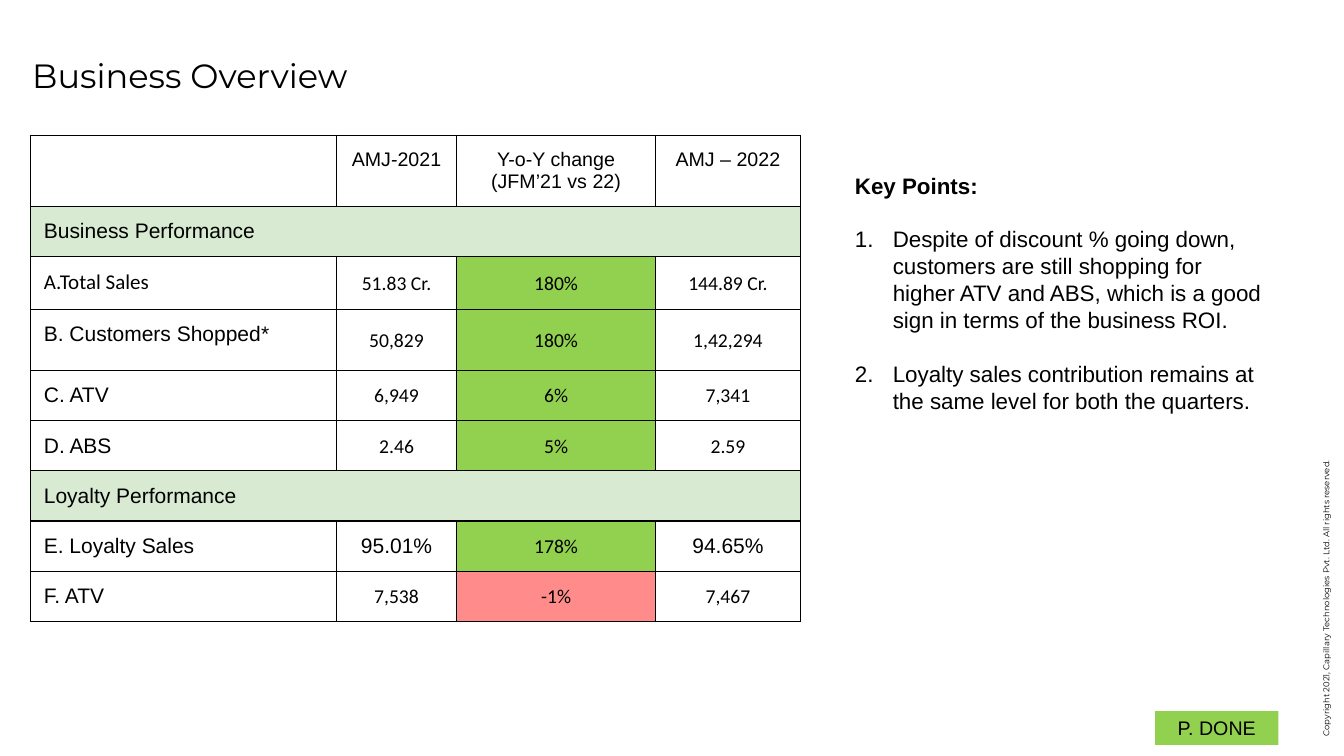
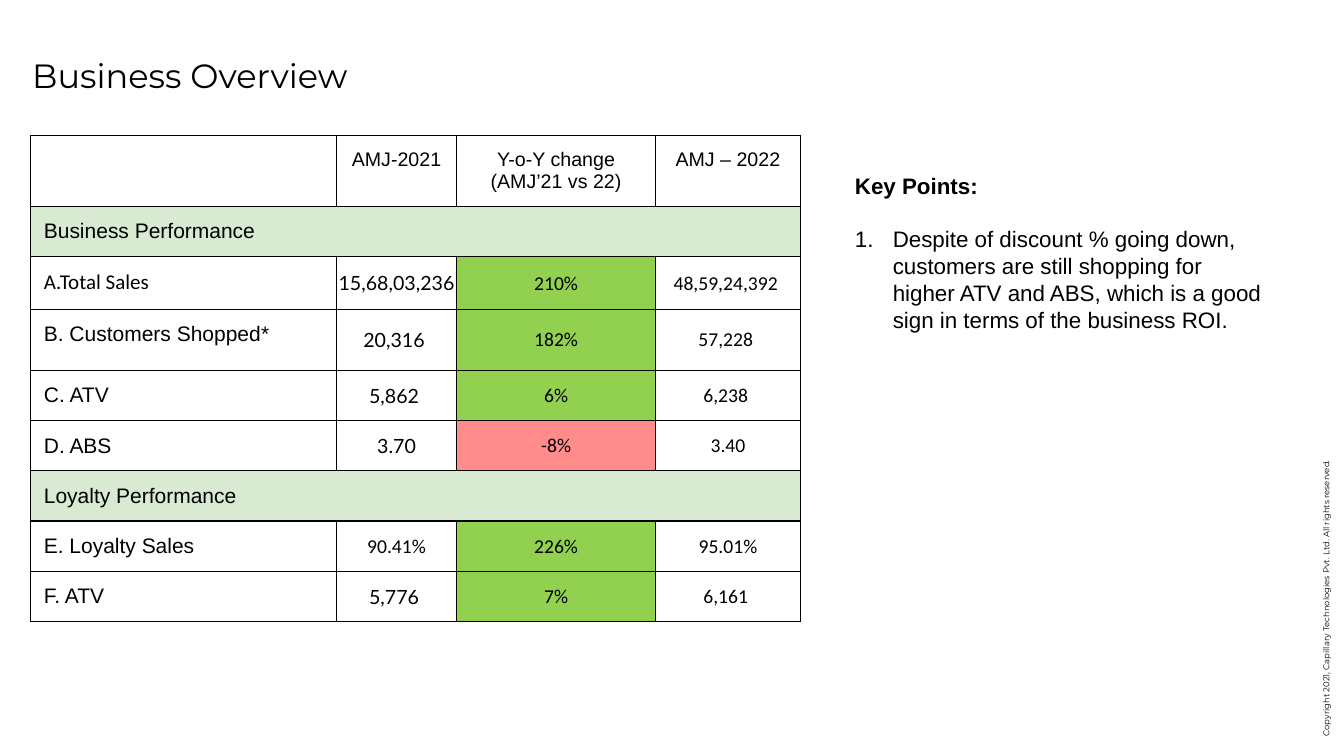
Before and after one commit to akhil-kumar-capillary/Linen-Club, a slide deck: slide 3 of Decks/LC QBR AMJ'22.pptx. Drawn at 1344x756 pixels with LibreOffice and Linux fonts; fonts in the diff are those of the drawing; background and template pictures are left out. Boxes give left, top, right and bottom in pixels: in the first picture for what was removed or moved away, otherwise in the second. Text is boxed around its words. In the diff, an @@ line names an element or a change of style, - is before the commit and + after.

```diff
--- a/Decks/LC QBR AMJ'22.pptx
+++ b/Decks/LC QBR AMJ'22.pptx
@@ table at bbox=[30, 135, 801, 635] @@
-row 1, column 3: Y-o-Y change / (JFM’21 vs 22)
+row 1, column 3: Y-o-Y change / (AMJ’21 vs 22)
-row 3: A.Total Sales | 51.83 Cr. | 180% | 144.89 Cr.
+row 3: A.Total Sales | 15,68,03,236 | 210% | 48,59,24,392
-row 4: B. Customers Shopped* | 50,829 | 180% | 1,42,294
+row 4: B. Customers Shopped* | 20,316 | 182% | 57,228
-row 5, column 2: 6,949
+row 5, column 2: 5,862
-row 5, column 4: 7,341
+row 5, column 4: 6,238
-row 6: D. ABS | 2.46 | 5% | 2.59
+row 6: D. ABS | 3.70 | -8% | 3.40
-row 8: E. Loyalty Sales | 95.01% | 178% | 94.65%
+row 8: E. Loyalty Sales | 90.41% | 226% | 95.01%
-row 9: F. ATV | 7,538 | -1% | 7,467
+row 9: F. ATV | 5,776 | 7% | 6,161
@@ fill #92D050 to #FF8B8B in row 6, column 3 @@
@@ fill #FF8B8B to #92D050 in row 9, column 3 @@
@@ text at bbox=[893, 365, 1254, 414]: paragraph removed @@
-2. Loyalty sales contribution remains at the same level for both the quarters.
@@ rectangle removed at bbox=[1155, 711, 1278, 745] @@
-P. DONE
```
Also in this commit, not shown: 7 other slides changed, 1 other file.
